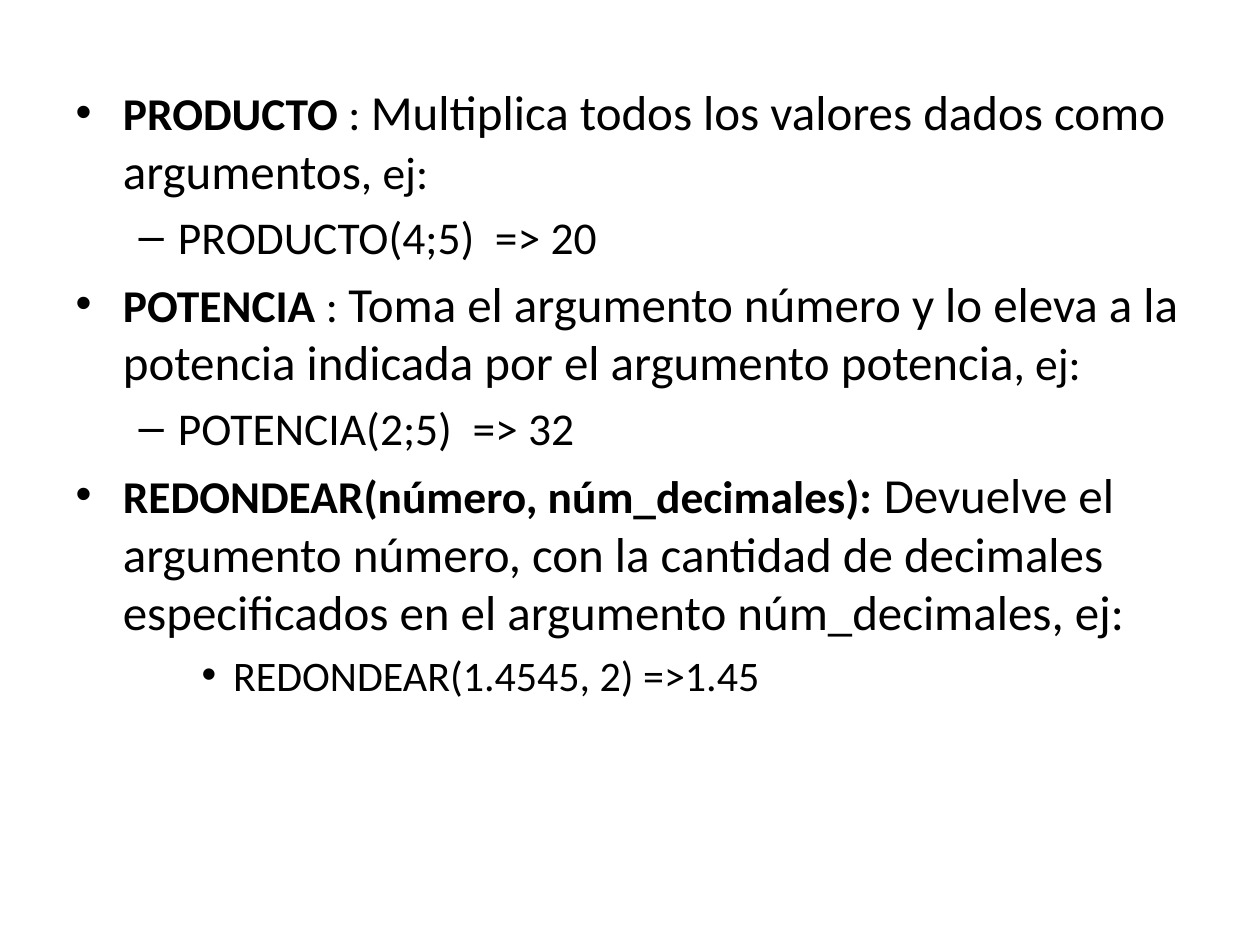
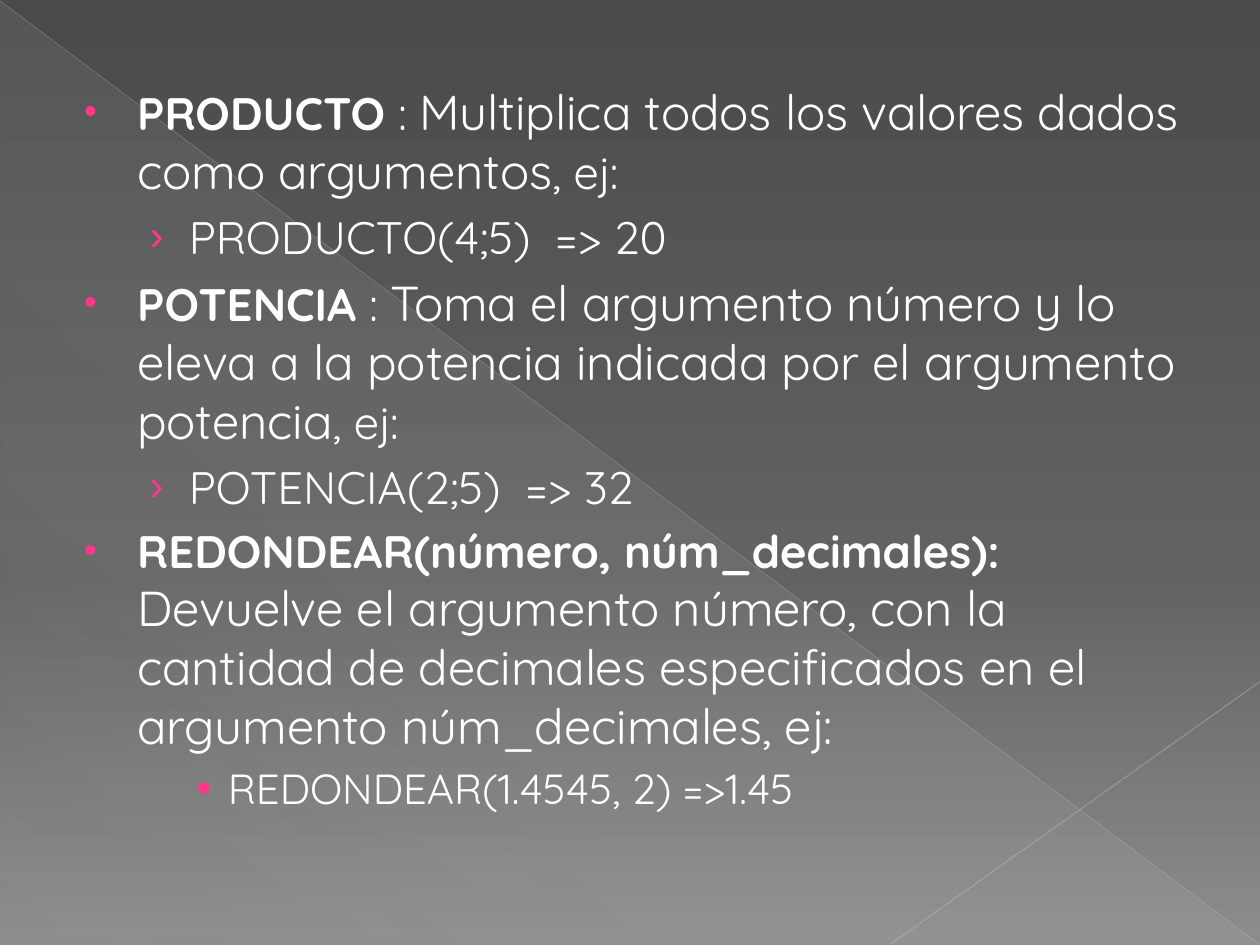
Before and after one commit to kleberloayzacastro/universidad, a slide deck: slide 4 of 2015-2016/clases/informatica_aplicada/clase_4/clase_4.pptx. Drawn at 1260x945 pixels with LibreOffice and Linux fonts; fonts in the diff are those of the drawing. Boxes give left, top, right and bottom in pixels: in the first picture for what was removed or moved away, otherwise in the second. Text is boxed around its words. In the diff, an @@ line names an element or a change of style, - is before the commit and + after.

```diff
--- a/2015-2016/clases/informatica_aplicada/clase_4/clase_4.pptx
+++ b/2015-2016/clases/informatica_aplicada/clase_4/clase_4.pptx
@@ background #FFFFFF to gradient #4A4A4A to #626262 to #8C8C8C @@
@@ line added from (0, 1) to (1259, 944), #BFBFBF 0.39 pt @@
@@ right triangle added at box(1, 3, 1259, 945), fill gradient #D2D2D2 @@
@@ text "PRODUCTO : Multiplica todos los ..." at box(137, 94, 1178, 812): font Calibri to Quicksand, text colour #000000 to #FFFFFF; indent changed; bullet – to › @@
@@ line added from (1260, 682) to (891, 944), #C6C6C6 0.47 pt @@
```
Also in this commit, not shown: 7 other slides changed, 1 slide added, 9 other files.
